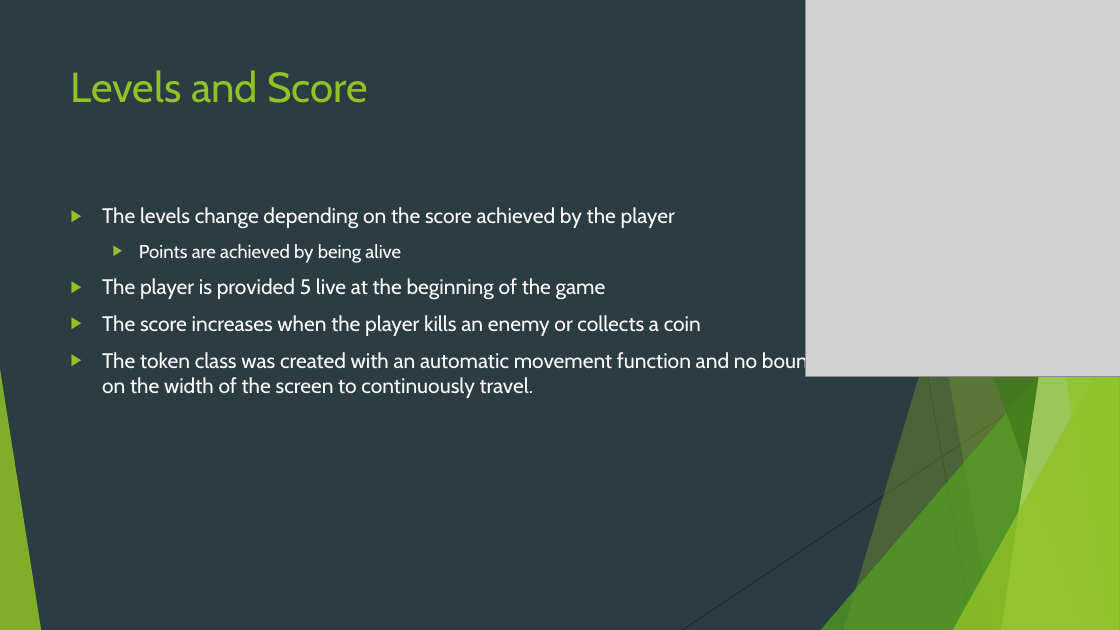
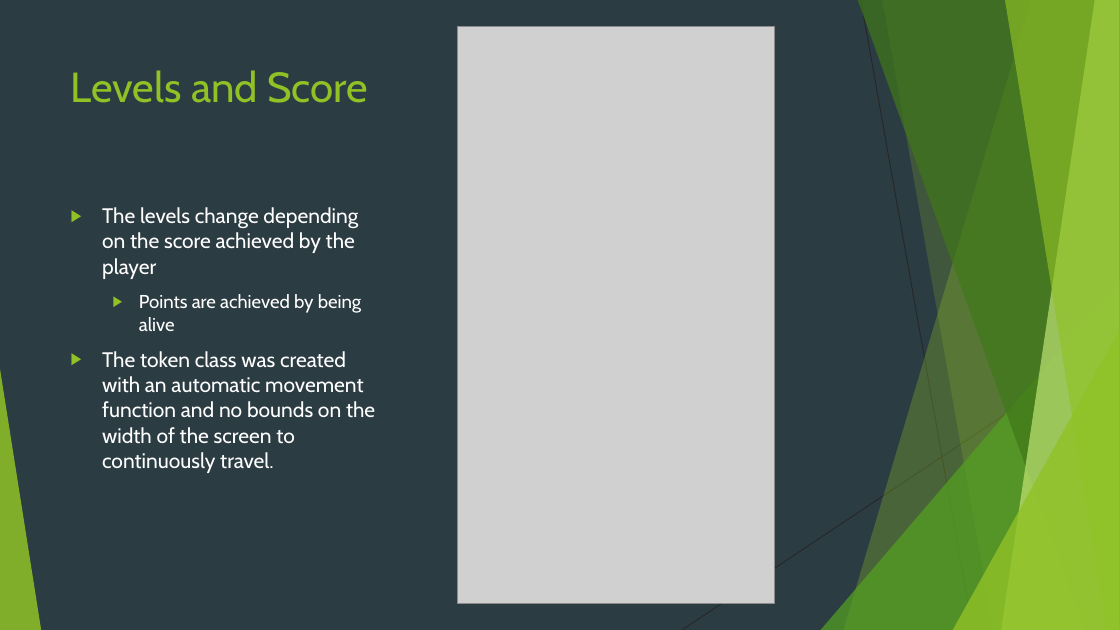
Before and after one commit to Anthony-Hernandez1/SuperLuigiBrothers, a slide deck: slide 4 of Super Luigi Brothers.pptx (slide 5 before the commit). Drawn at 1120x630 pixels with LibreOffice and Linux fonts; fonts in the diff are those of the drawing; grey boxes stand for pictures. Boxes give left, top, right and bottom in pixels: in the first picture for what was removed or moved away, otherwise in the second. Text is boxed around its words. In the diff, an @@ line names an element or a change of style, - is before the commit and + after.

```diff
--- a/Super Luigi Brothers.pptx
+++ b/Super Luigi Brothers.pptx
@@ picture added at [457,27,775,603] @@
@@ picture removed at [806,0,1120,376] @@
@@ text at [102,278,701,336]: paragraphs removed @@
-▶ The player is provided 5 live at the beginning of the game
-▶ The score increases when the player kills an enemy or collects a coin
```
Also in this commit, not shown: 4 other slides changed, 1 slide removed.
